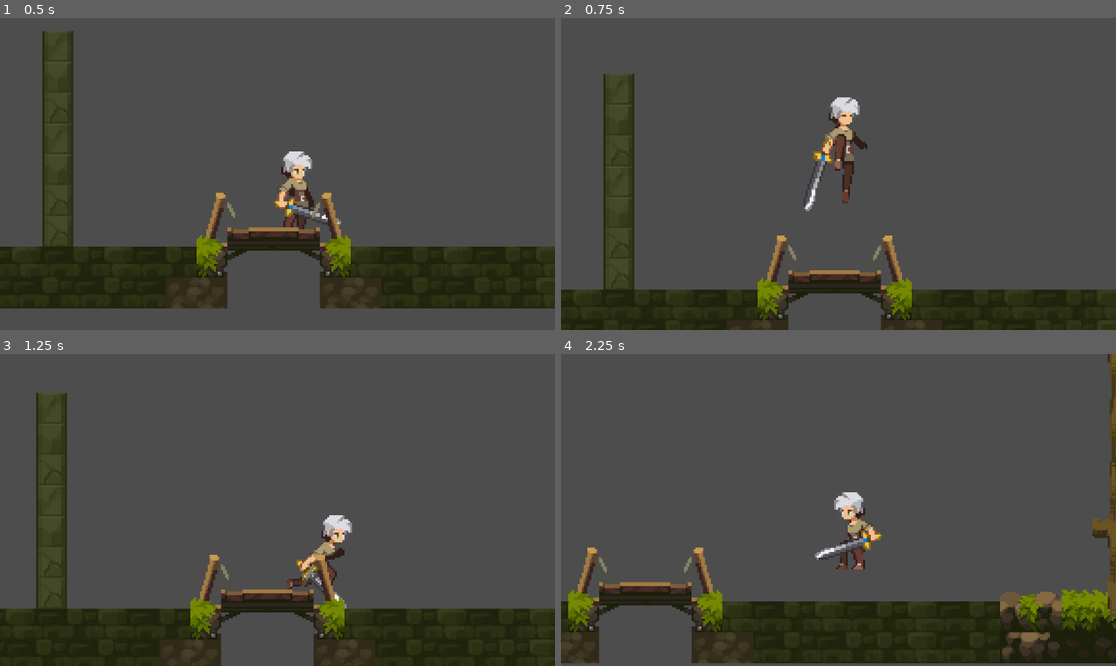
Above: before the commit, frames 1-4 (two rows, left to right).
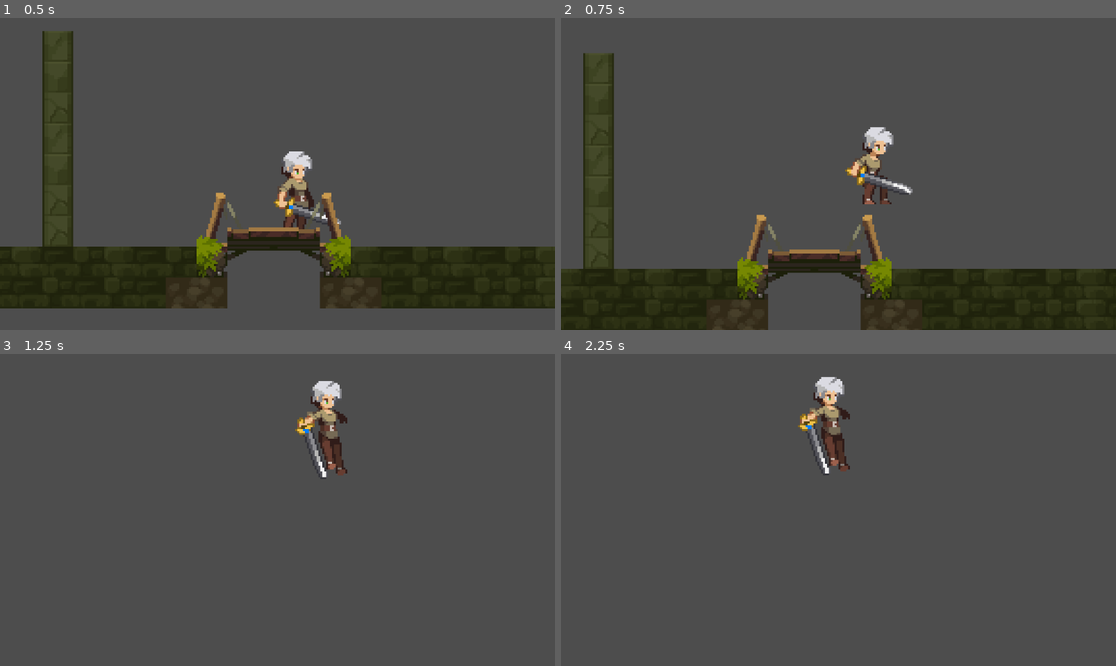
Above: after the commit, the same moments.

Repository: louisalder/Godot-Platformer
Game: Godot game, scene res://game.tscn
The game is run twice, just before and just after one commit, with the same random seed, the same clock (stepped at 60 frames per second) and the same inputs.
Inputs:
- Up to frame 1 (0.5 s): no input
- Up to frame 2 (0.75 s): tap Enter (ui_accept) at 0.5, 0.6 s; hold Right (ui_right) from 0.53 s (still down)
- Up to frame 3 (1.25 s): keep holding Right (ui_right); tap Enter (ui_accept) at 0.77, 1.07 s
- Up to frame 4 (2.25 s): tap Enter (ui_accept) at 1.35, 1.52, 1.82, 2.1 s; release Right (ui_right) at 2.03 s; hold Left (ui_left) from 2.03 s (still down)

Frame 1 is identical in both runs. In frame 2, 18% of the frame differs, in the area x 0-100%, y 11-100%; in frame 3, 24%, in the area x 0-100%, y 8-100%; in frame 4, 23%.

Commit message:
Update player.gd
Trying to combine jumping while moving. Currently this is broken and the methods need fixing. Also added in a commented out melee_attack function

Diff:
--- a/Platformer/new-game-project/player.gd
+++ b/Platformer/new-game-project/player.gd
@@ -1,10 +1,13 @@
 extends CharacterBody2D
 
+#defining variables for gravity and speed
 const SPEED = 130.0
 const JUMP_VELOCITY = -300.0
+
+#creates a variable for the player
 @onready var player = $AnimatedSprite2D
 
-func _process(delta):
+func _rotate_player(delta):
 	if Input.is_action_pressed("ui_right"):
 		player.flip_h = false  # Face right
 	elif Input.is_action_pressed("ui_left"):
@@ -16,6 +19,10 @@
 		velocity += get_gravity() * delta
 
 
+# melee_attack doesn't work yet. Need to find out how to detect keypress
+#func _melee_attack(delta):
+#	if Input.is_action_pressed("q"):
+#		player.play("Attack")
 
 
 	var direction := Input.get_axis("ui_left", "ui_right")
@@ -23,19 +30,24 @@
 	if is_on_floor():
 
 		if direction != 0:
+		# if movement is not null, the player does the run animation.
 			velocity.x = direction * SPEED
 			player.play("Run")
 
 		if direction == 0:
 			velocity.x=0
-			player.play("Idle")  # Play the "Idle" animation
+			player.play("Idle")  # if not, it plays the "Idle" animation
 
-
-
-		if Input.is_action_just_pressed("ui_accept"):
+		# if the user presses ui_accept, the player jumps
+		elif Input.is_action_just_pressed("ui_accept"):
 			velocity.y = JUMP_VELOCITY
 			player.play("Jump")
 
+# doesn't work yet
+#if movement isn't null, and player isn't on the floor
+	if direction != 0 and not is_on_floor():
+		velocity.y = JUMP_VELOCITY
+		velocity.x = direction * SPEED
 
 
 
